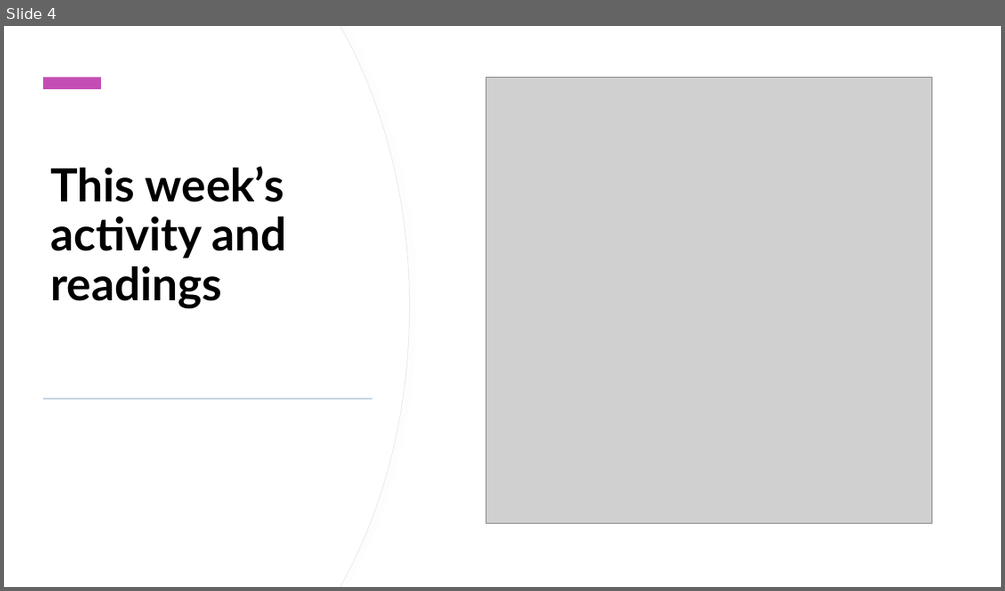
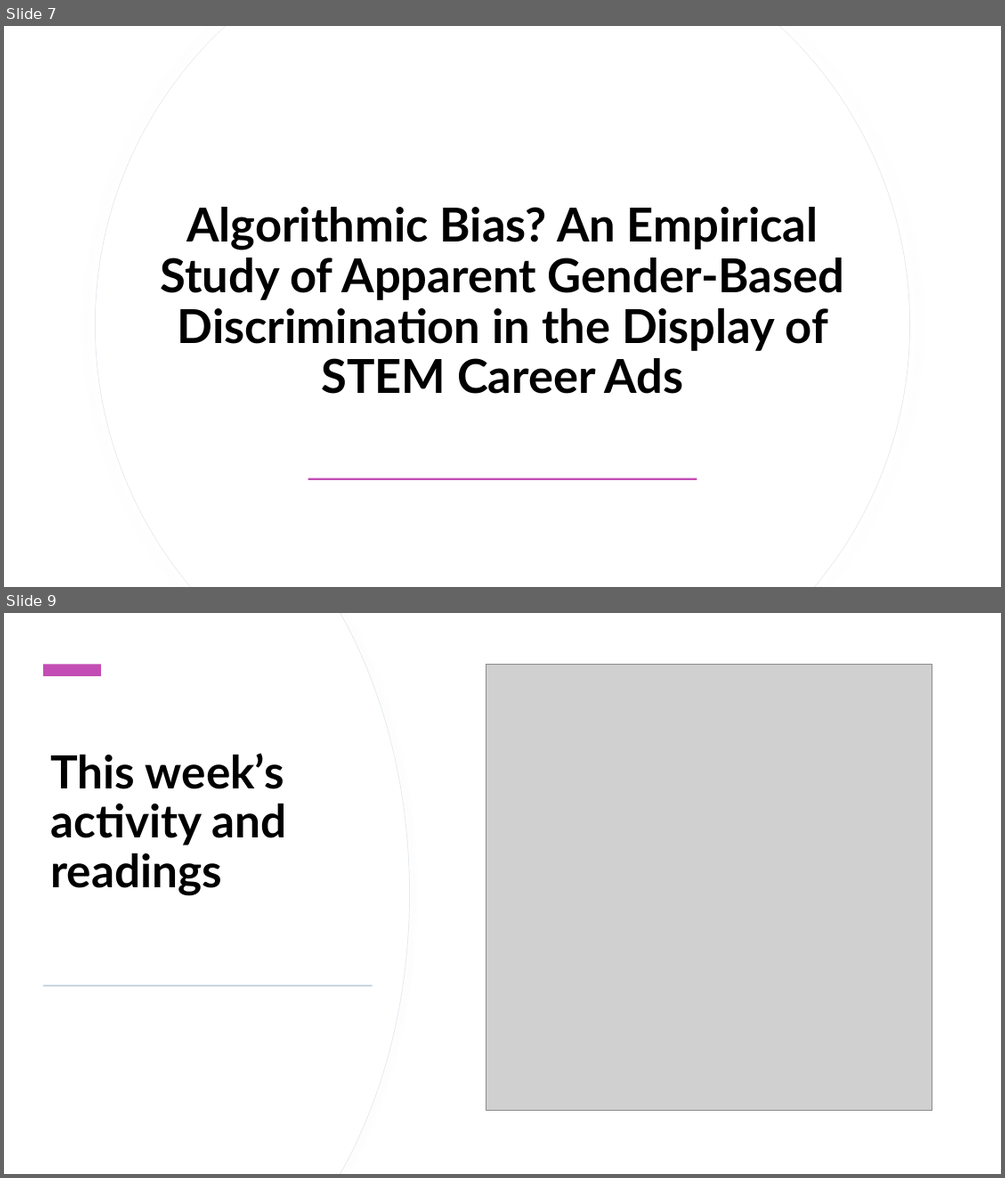
Before and after one commit to StephenCole19/Summer2020, a slide deck: soci2534/midterm/SOCIMidterm.pptx. Shown one above the other, each under a label of ours: slide 4 before the commit, slides 7 and 9 after it; the slides between them are not shown. The pictures are 1005x591 and 1005x1178 pixels, drawn with LibreOffice and Linux fonts; fonts in the diff are those of the drawing; grey boxes stand for pictures. Boxes give left, top, right and bottom in pixels: in the first picture for what was removed or moved away, otherwise in the second. Text is boxed around its words. In the diff, an @@ line names an element or a change of style, - is before the commit and + after.

```diff
--- a/soci2534/midterm/SOCIMidterm.pptx
+++ b/soci2534/midterm/SOCIMidterm.pptx
@@ slide 7 added at (4, 26, 1001, 587), background #FFFFFF; not listed: 2 template elements that a slide beside it also shows @@
@@ rectangle added at (4, 26, 1001, 587), fill #FFFFFF @@
@@ freeform shape added at (96, 26, 910, 587), fill #FFFFFF, outline #E5EBF0 0.75 pt @@
@@ freeform shape added at (96, 26, 909, 587), fill #FFFFFF @@
@@ title added at (161, 207, 845, 394), 45 pt, text #000000, bold @@
+Algorithmic Bias? An Empirical Study of Apparent Gender-Based Discrimination in the Display of STEM Career Ads
@@ rectangle added at (308, 477, 697, 480), fill #C34DB4 @@
@@ what was slide 4 is now slide 9 @@
```
Also in this commit, not shown: 4 slides changed, 6 other slides added, 9 slides removed, 16 other files.
